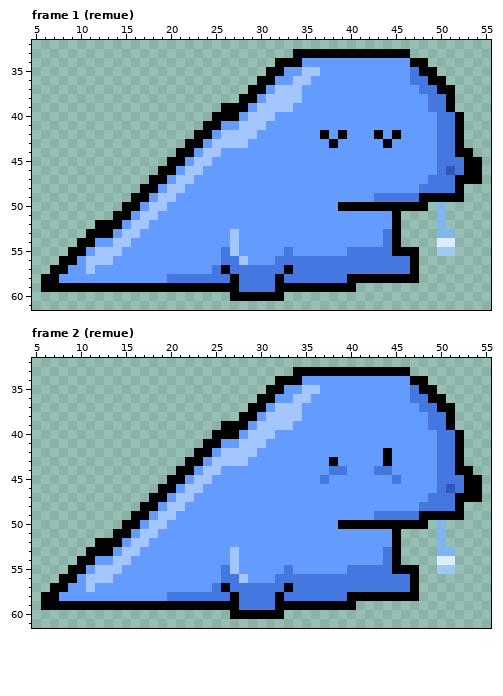
Two states of a pixel-art file, animations/remue/remue.aseprite. That is the earlier state.
64x64 pixels, 4 frames. Shown: frame 1 (remue): x 5..55, y 32..61; frame 2 (remue): x 5..55, y 32..61. The commit also changed other frames, which this record leaves out.
And afterwards:
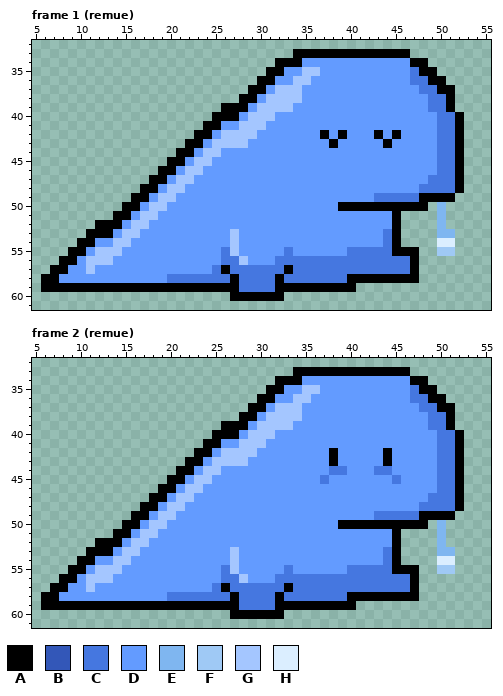
Palette (. is transparent): A #000000  B #3357b8  C #4577e0  D #639bff  E #7fb6f0  F #9fc9f5  G #a4c6ff  H #dbeeff
The exact change:
--- frame 1 (remue)
@@ x 49..55 @@
 43 DCCA...
-44 DCCAA..
-45 DCCCAA.
-46 DCBCAA.
-47 CCCAAA.
+44 DCCA...
+45 DCCA...
+46 DCCA...
+47 CCCA...
 48 CCCA...
-49 AAAA...
+49 AAA....
 50 .E.....
--- frame 2 (remue)
@@ x 36..55 @@
 41 DDDDDDDDDDDDDDCCA...
-42 DDDDDDDDADDDDDCCA...
+42 DDADDDDDADDDDDCCA...
 43 DDADDDDDADDDDDCCA...
-44 DDCCDDDCCDDDDDCCAA..
-45 DCDDDDDDDCDDDDCCCAA.
-46 DDDDDDDDDDDDDDCBCAA.
-47 DDDDDDDDDDDDDCCCAAA.
+44 DDCCDDDCCDDDDDCCA...
+45 DCDDDDDDDCDDDDCCA...
+46 DDDDDDDDDDDDDDCCA...
+47 DDDDDDDDDDDDDCCCA...
 48 DDDDDDDDDDDDCCCCA...
-49 DDDDDDDCCCCCAAAAA...
+49 DDDDDDDCCCCCAAAA....
 50 DDDAAAAAAAAAA.E.....
